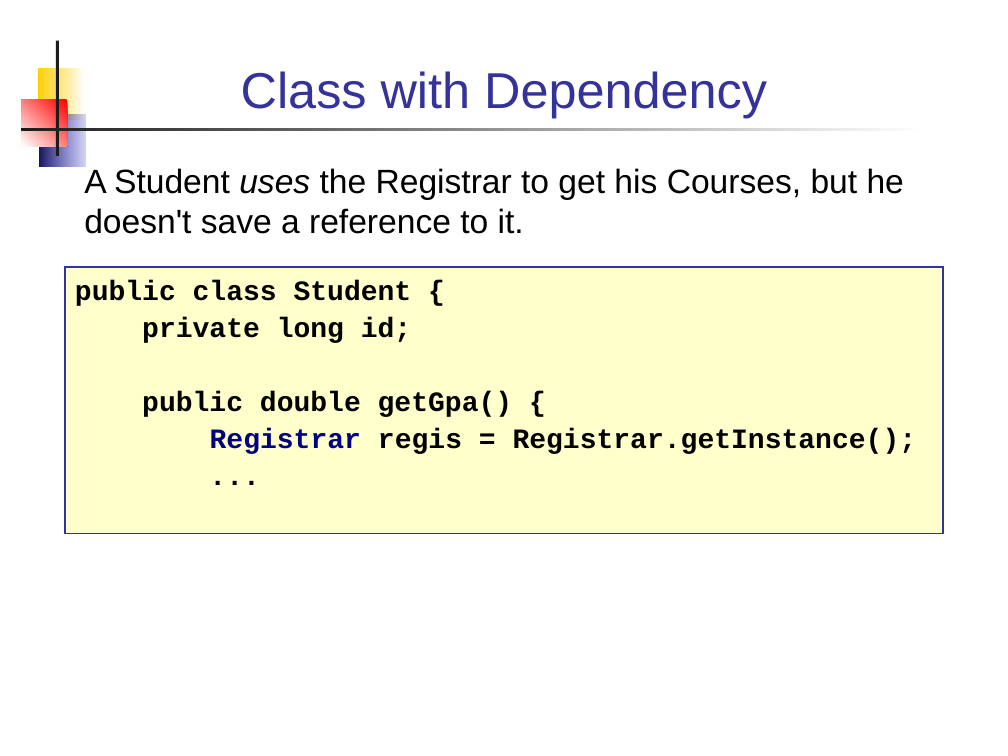
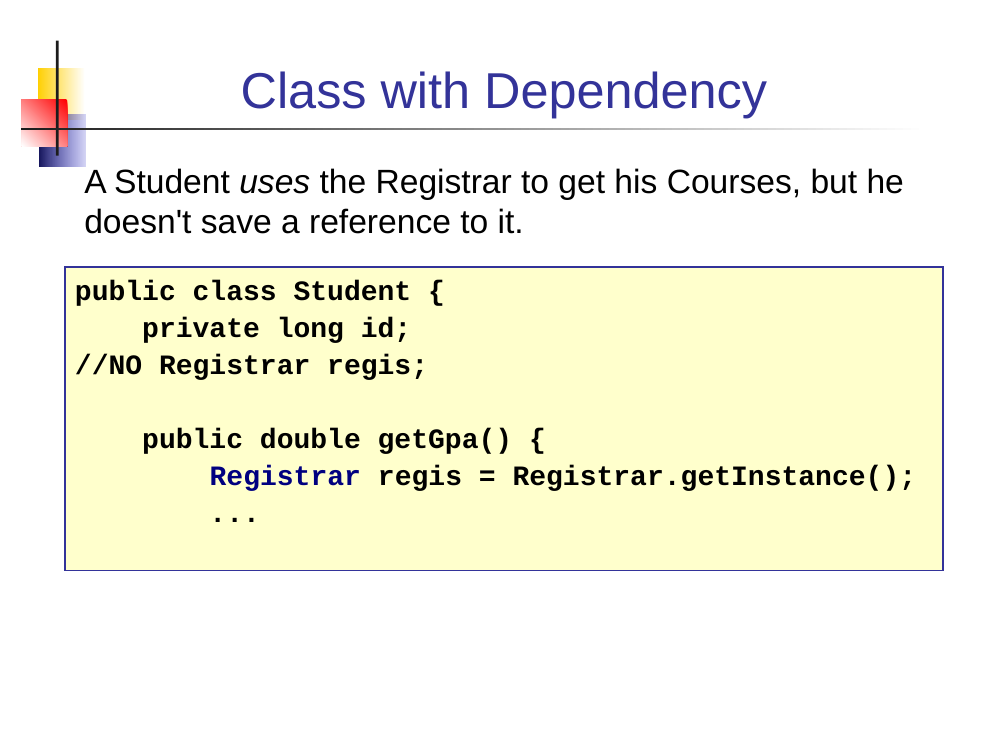
Before and after one commit to skeoop/skeoop.github.io, a slide deck: slide 4 of week2/4-UML Class Diagram.ppt. Drawn at 1008x756 pixels with LibreOffice and Linux fonts; fonts in the diff are those of the drawing. Boxes give left, top, right and bottom in pixels: in the first picture for what was removed or moved away, otherwise in the second. Text is boxed around its words. In the diff, an @@ line names an element or a change of style, - is before the commit and + after.

```diff
--- a/week2/4-UML Class Diagram.ppt
+++ b/week2/4-UML Class Diagram.ppt
@@ rectangle "public class Student {": place and size @@
-rectangle "public class Student {" at [66,267,943,533]
+rectangle "public class Student {" at [66,267,943,571]
@@ text in rectangle at [75,354,428,380]: paragraph added @@
+//NO Registrar regis;
```
Also in this commit, not shown: 3 other files.
